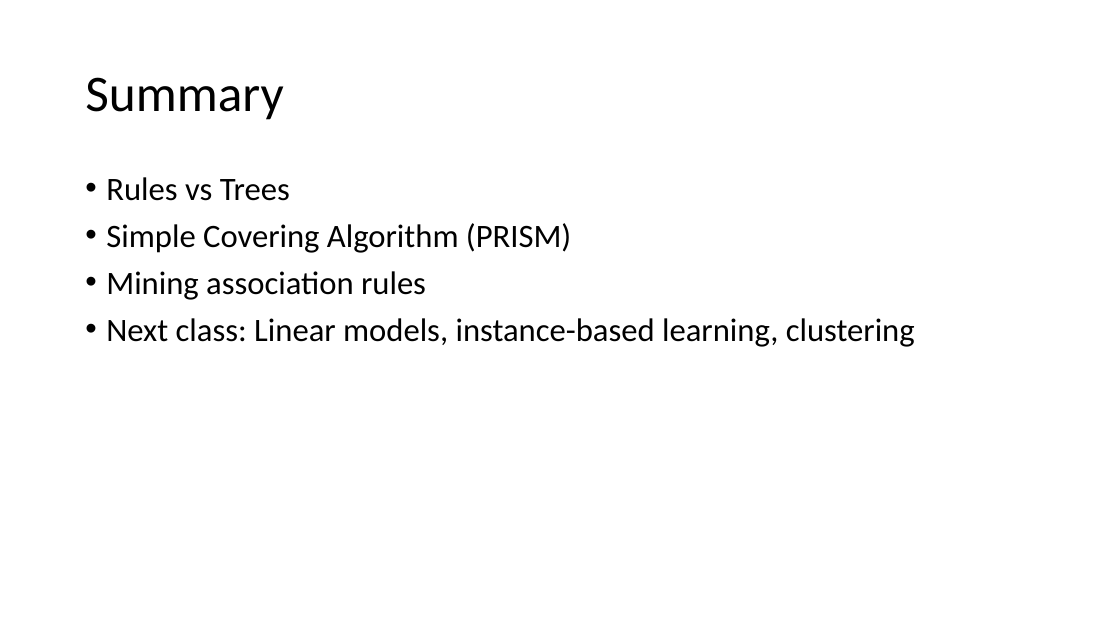
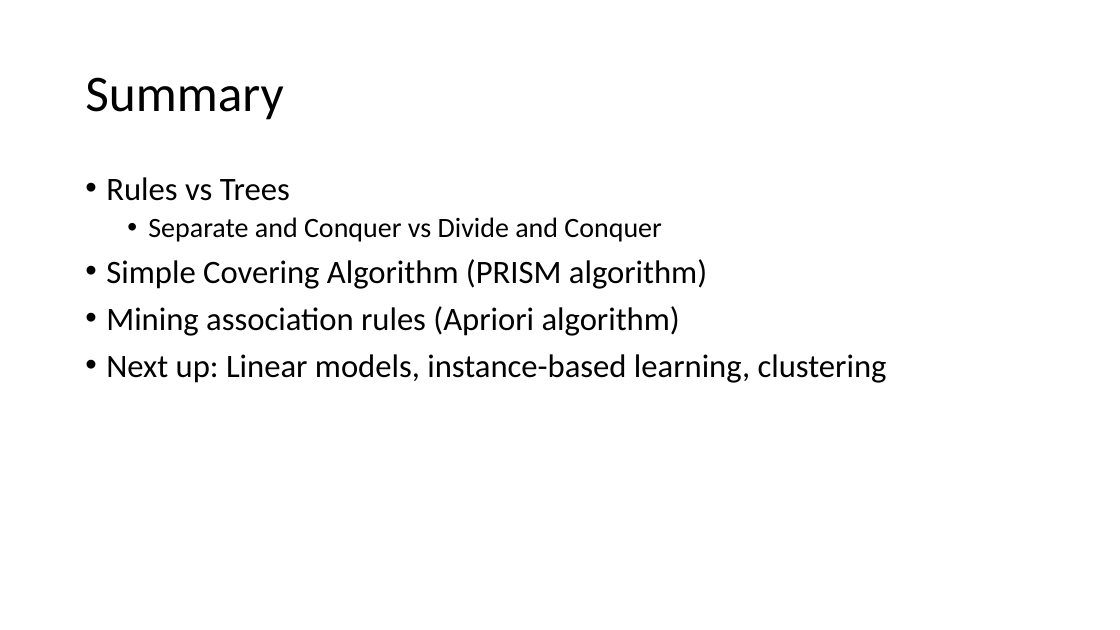
Before and after one commit to russellu/cs405, a slide deck: slide 22 of Lecture_06.pptx (slide 21 before the commit). Drawn at 1120x630 pixels with LibreOffice and Linux fonts; fonts in the diff are those of the drawing. Boxes give left, top, right and bottom in pixels: in the first picture for what was removed or moved away, otherwise in the second. Text is boxed around its words. In the diff, an @@ line names an element or a change of style, - is before the commit and + after.

```diff
--- a/Lecture_06.pptx
+++ b/Lecture_06.pptx
@@ text at [106, 217, 887, 383]: text changed @@
-• Simple Covering Algorithm (PRISM)
-• Mining association rules
-• Next class: Linear models, instance-based learning, clustering
+  • Separate and Conquer vs Divide and Conquer
+• Simple Covering Algorithm (PRISM algorithm)
+• Mining association rules (Apriori algorithm)
+• Next up: Linear models, instance-based learning, clustering
```
Also in this commit, not shown: 13 other slides changed, 1 slide added, 3 other files.
